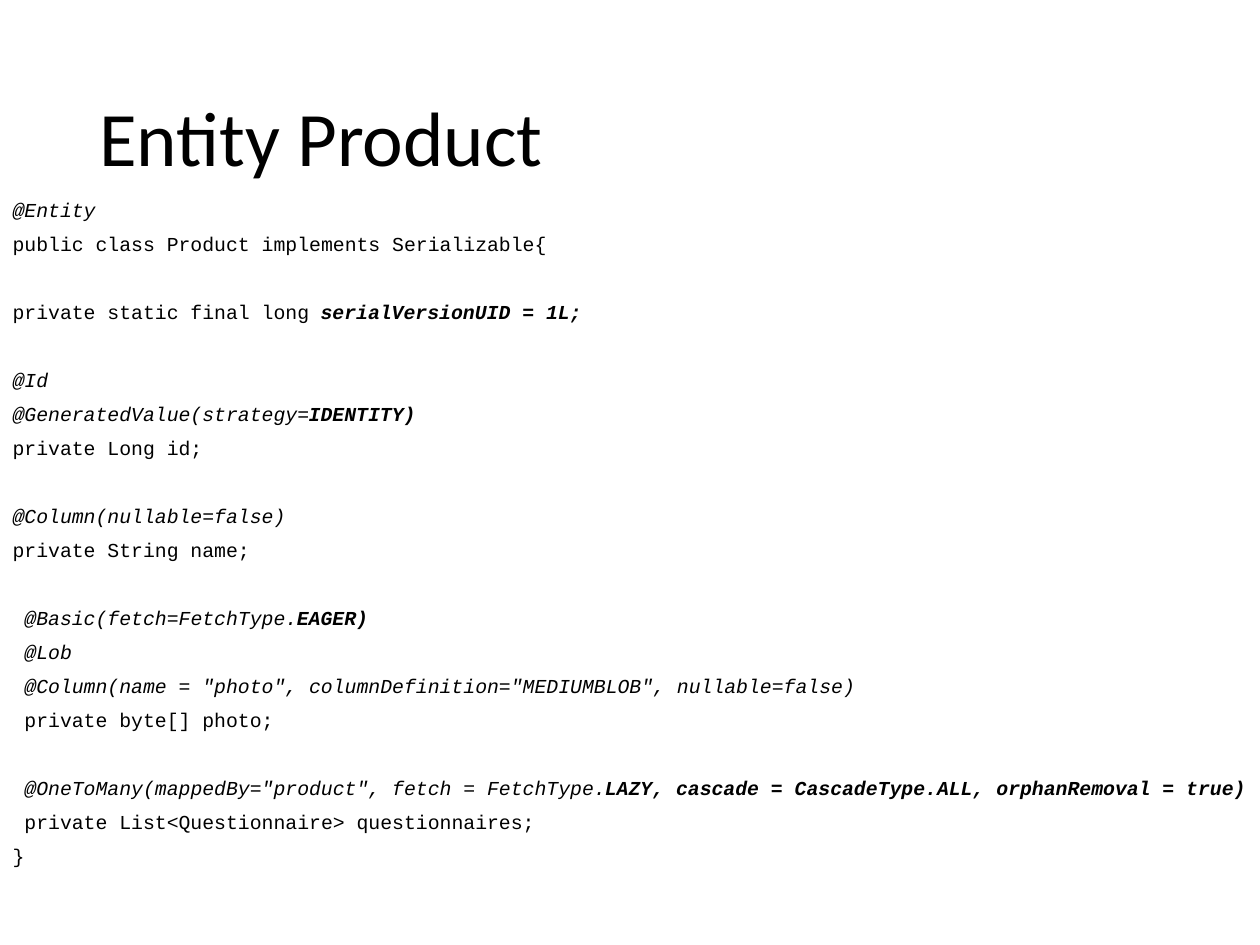
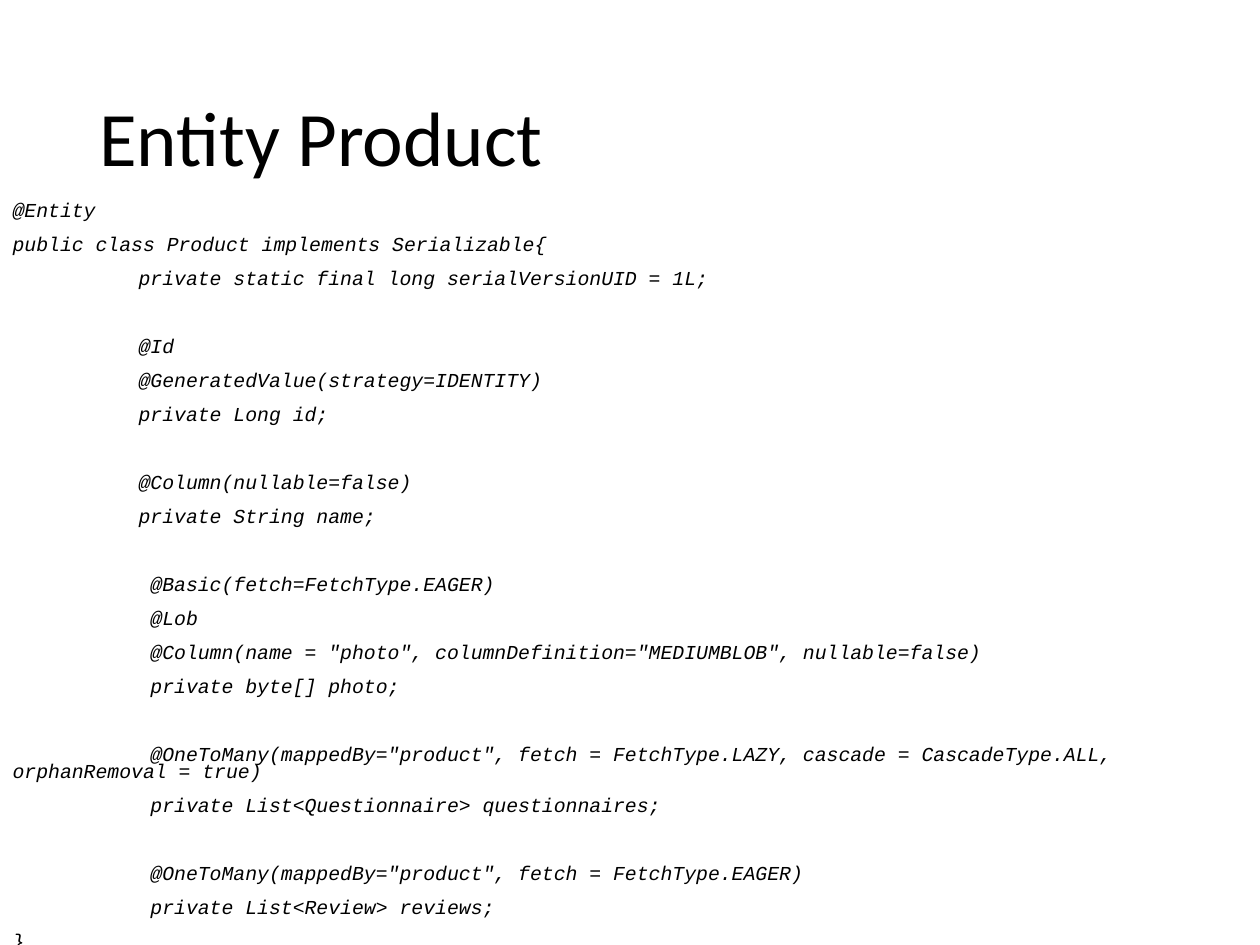
Before and after one commit to Paso198/Gamified-Marketing-Application, a slide deck: slide 19 of Design.pptx (slide 17 before the commit). Drawn at 1260x945 pixels with LibreOffice and Linux fonts; fonts in the diff are those of the drawing. Boxes give left, top, right and bottom in pixels: in the first picture for what was removed or moved away, otherwise in the second. Text is boxed around its words. In the diff, an @@ line names an element or a change of style, - is before the commit and + after.

Commit message:
updated doc, er & review is now lob

```diff
--- a/Design.pptx
+++ b/Design.pptx
@@ text at [13, 237, 1112, 816]: italic on in "public class Product implements Serializable{", "private static final long", "private Long id;", "private String name;" and 3 more places; bold off in "serialVersionUID = 1L;", "@GeneratedValue(strategy=IDENTITY)", "@Basic(fetch=FetchType.EAGER)", "FetchType.LAZY, cascade = CascadeType.ALL, orphanRemoval = t ..." @@
@@ text at [150, 866, 803, 918]: paragraphs added @@
+@OneToMany(mappedBy="product", fetch = FetchType.EAGER)
+private List<Review> reviews;
```
Also in this commit, not shown: 8 other slides changed, 4 slides added, 1 slide removed, 3 other files.
